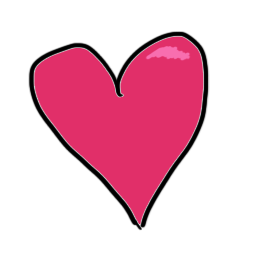
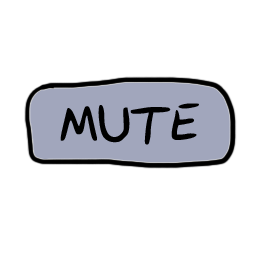
Comparing the layer stacks of the two (256, 256) images. Changes:
added layer "MUTE" (1st of 2) above "RUN" over left=24, top=76, right=237, bottom=169
hid "Health" over left=28, top=31, right=210, bottom=231
